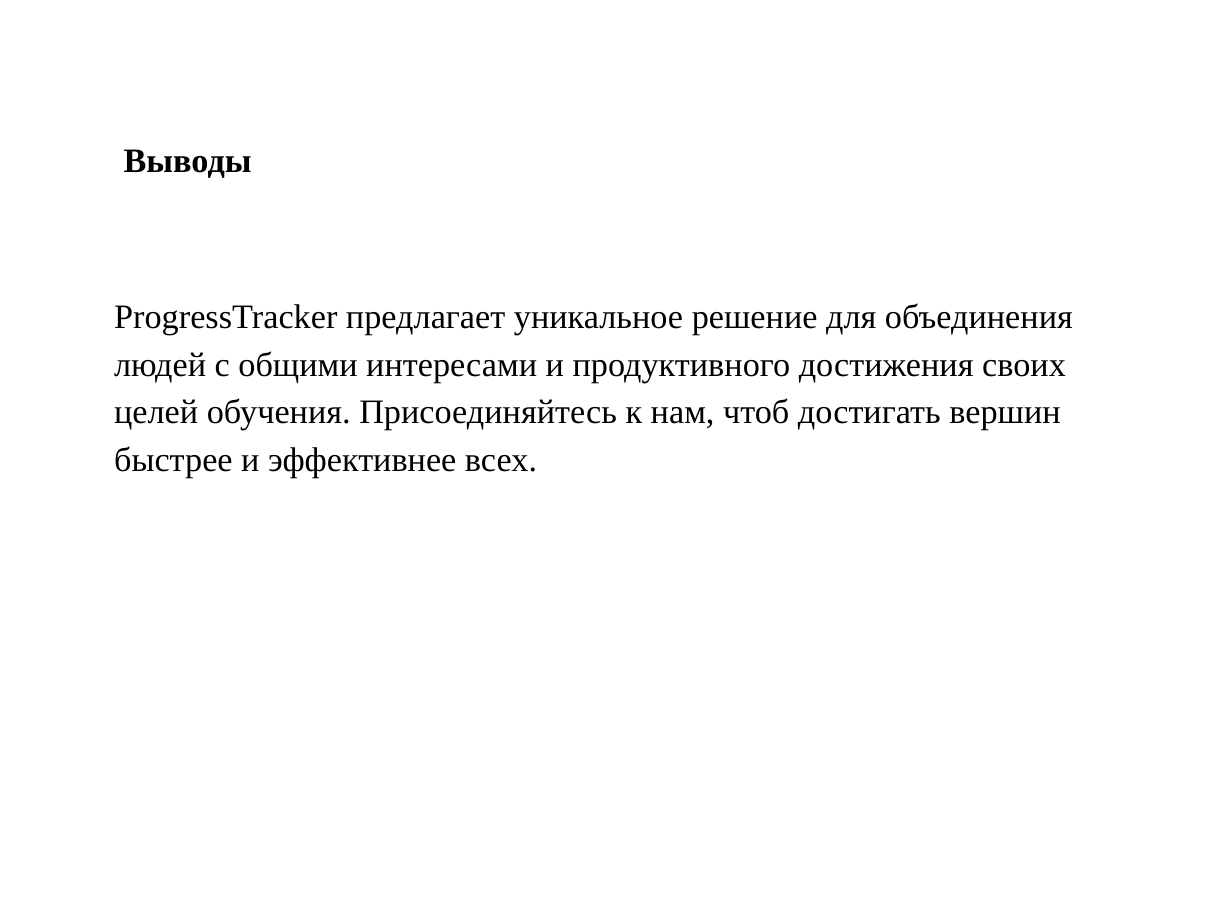
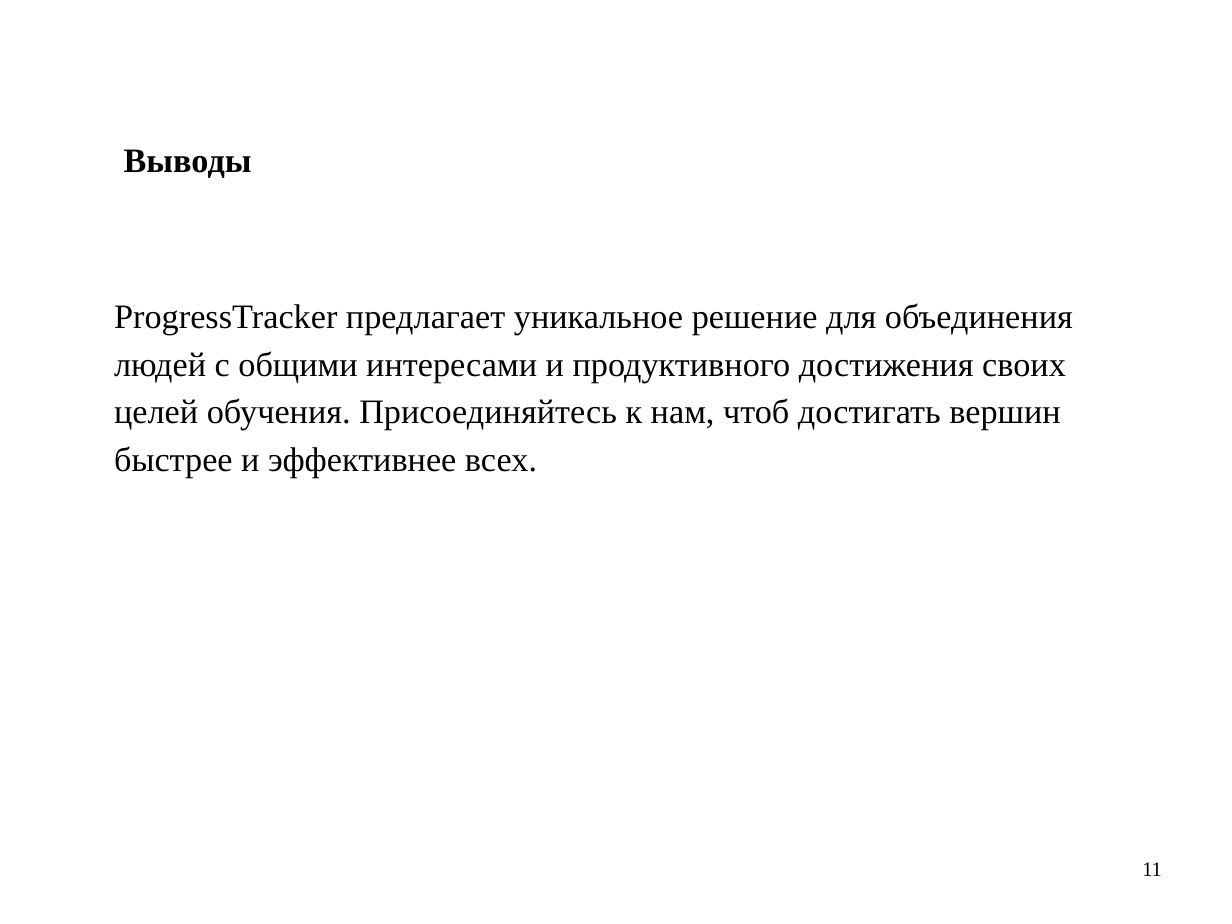
Before and after one commit to DureevaElena/ProgressTracker, a slide deck: slide 11 of Documentation/Презентация ТЗ.pptx. Drawn at 1232x924 pixels with LibreOffice and Linux fonts; fonts in the diff are those of the drawing. Boxes give left, top, right and bottom in pixels: in the first picture for what was removed or moved away, otherwise in the second. Text is boxed around its words. In the diff, an @@ line names an element or a change of style, - is before the commit and + after.

```diff
--- a/Documentation/Презентация ТЗ.pptx
+++ b/Documentation/Презентация ТЗ.pptx
@@ text added at <box>1142,862,1162,876</box>, 12 pt, text #000000 @@
+11
```
Also in this commit, not shown: 8 other slides changed, 2 slides added, 1 slide removed, 1 other file.
